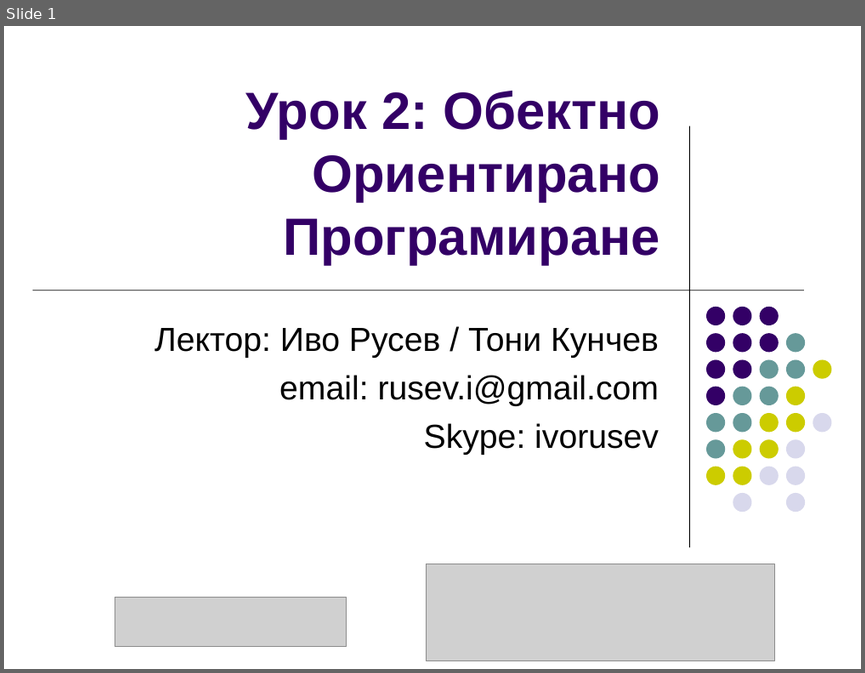
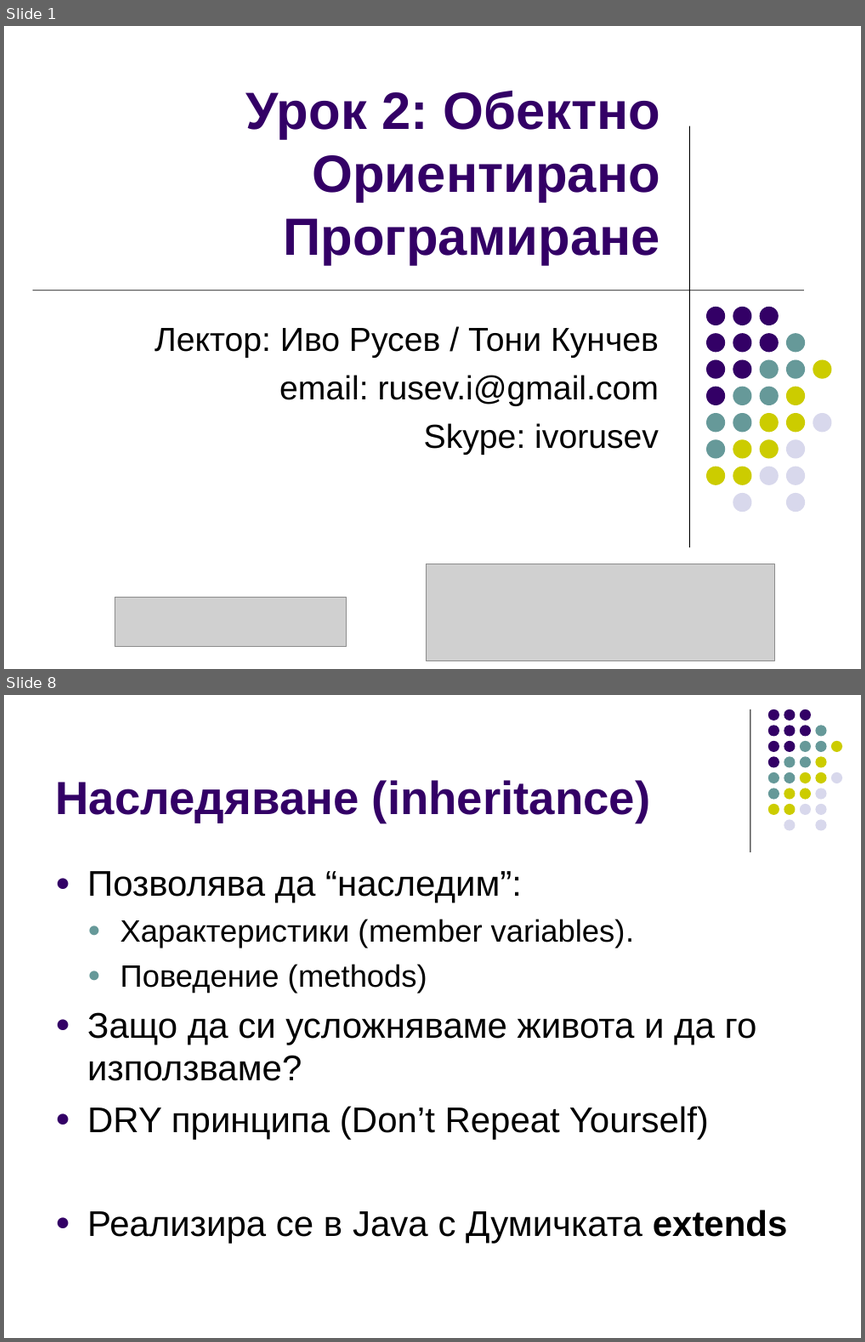
Before and after one commit to ivorusev/startup-factory-java-course, a slide deck: 2-OOP.ppt. Shown one above the other, each under a label of ours: slide 1 before the commit, slides 1 and 8 after it; the slides between them are not shown. The pictures are 865x673 and 865x1342 pixels, drawn with LibreOffice and Linux fonts; fonts in the diff are those of the drawing; grey boxes stand for pictures. Boxes give left, top, right and bottom in pixels: in the first picture for what was removed or moved away, otherwise in the second. Text is boxed around its words. In the diff, an @@ line names an element or a change of style, - is before the commit and + after.

```diff
--- a/2-OOP.ppt
+++ b/2-OOP.ppt
@@ slide 8 added at (x1=4, y1=695, x2=861, y2=1338), background #FFFFFF @@
@@ line added from (750, 709) to (750, 851), #000000 0.74 pt @@
@@ title added at (x1=55, y1=780, x2=651, y2=823), 39 pt, text #330066, bold @@
+Наследяване (inheritance)
@@ group added at (x1=768, y1=709, x2=842, y2=830): 31 ellipses @@
@@ text added at (x1=87, y1=871, x2=788, y2=1242), 30 pt, text #000000 @@
+● Позволява да “наследим”:
+  ● Характеристики (member variables).
+  ● Поведение (methods)
+● Защо да си усложняваме живота и да го използваме?
+● DRY принципа (Don’t Repeat Yourself)
+● Реализира се в Java с Думичката extends
```
Also in this commit, not shown: 4 slides changed, 8 other slides added.
